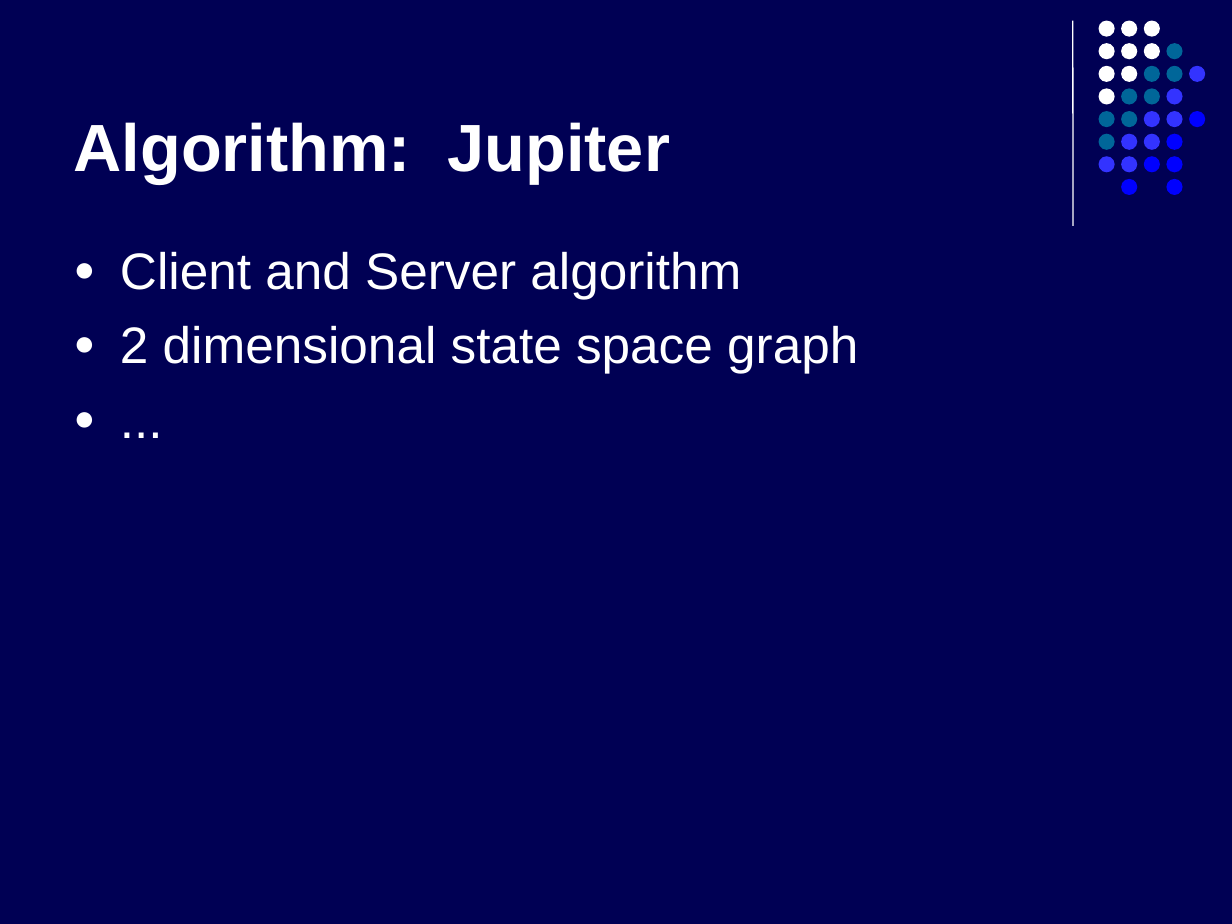
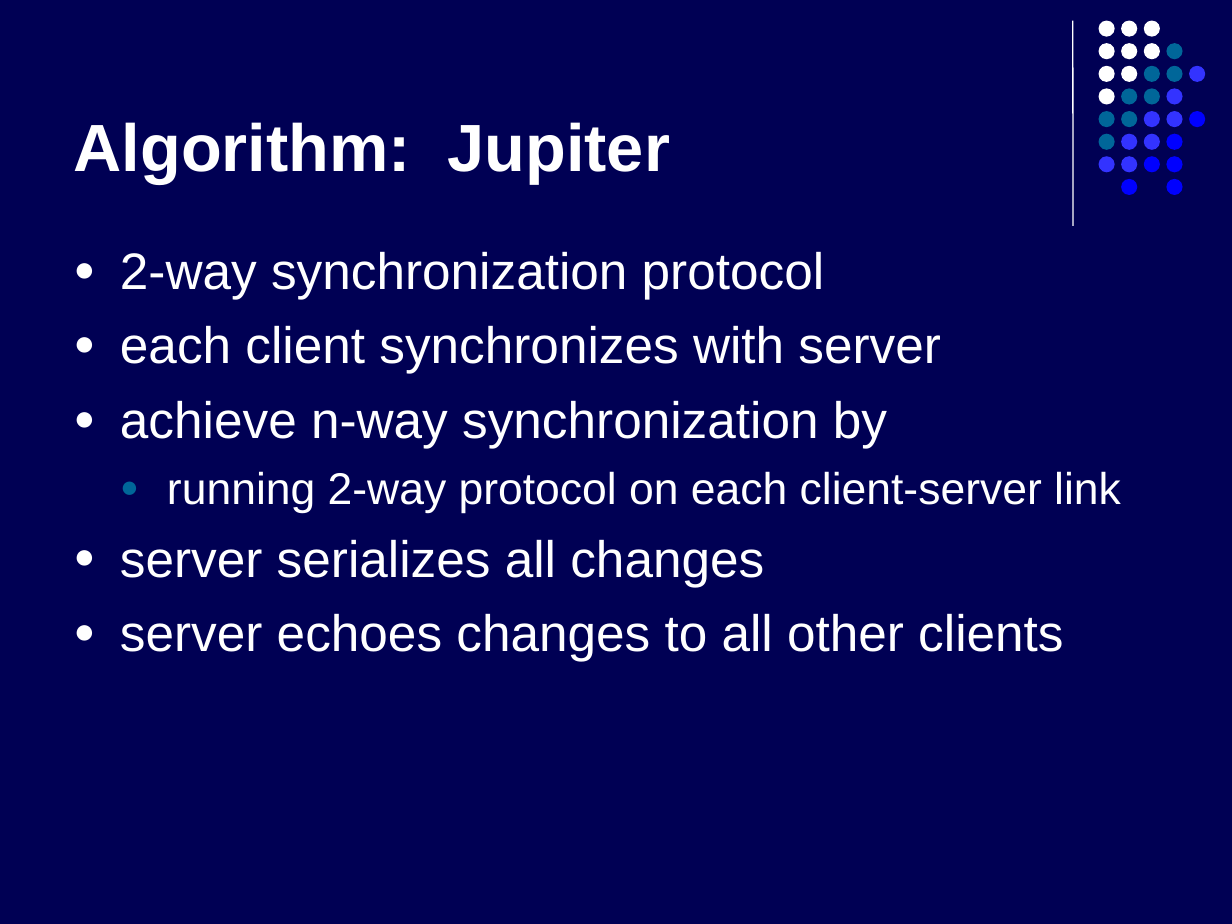
Before and after one commit to kyanha/ace, a slide deck: slide 14 of ace/trunk/doc/presentation/presentation.ppt. Drawn at 1232x924 pixels with LibreOffice and Linux fonts; fonts in the diff are those of the drawing. Boxes give left, top, right and bottom in pixels: in the first picture for what was removed or moved away, otherwise in the second. Text is boxed around its words. In the diff, an @@ line names an element or a change of style, - is before the commit and + after.

```diff
--- a/ace/trunk/doc/presentation/presentation.ppt
+++ b/ace/trunk/doc/presentation/presentation.ppt
@@ text at (120, 251, 1121, 661): text changed @@
-● Client and Server algorithm
-● 2 dimensional state space graph
-● ...
+● 2-way synchronization protocol
+● each client synchronizes with server
+● achieve n-way synchronization by
+  ● running 2-way protocol on each client-server link
+● server serializes all changes
+● server echoes changes to all other clients
```
Also in this commit, not shown: 5 other slides changed.
